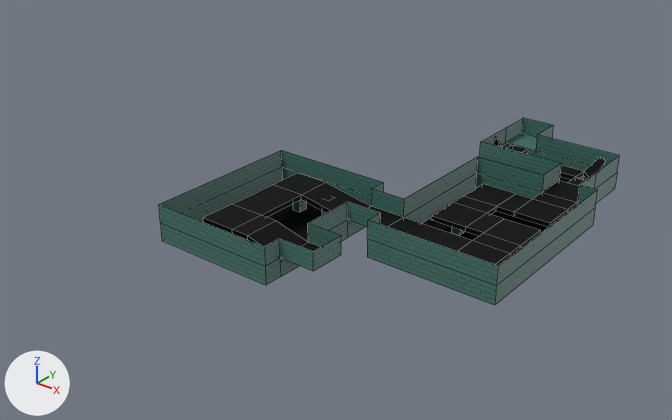
Renders of the Blender file Assets/World/Level0/Level0.blend from each side of a commit.
Rendered twice from a 50 mm lens placed at (77.8, -90.8, 82.4), pointed at (-27.0, 40.2, 1.2). The axes (+X, +Y, +Z) are drawn at lower left. The lights are the same throughout. Mesh edges are drawn as thin lines.

Before the edit, the objects in view are built like this:
```python
me_plane = bpy.data.meshes.new('Plane')
me_plane.from_pydata(...)  # 222 vertices, 173 faces; spans x -52.0..12.0, y 16.0..104.0, z -4.0..4.0
# faces by material slot: [95, 73, 5]
me_plane.materials.append(mat_planks)  # its picture is missing
me_plane.materials.append(mat_walls)
me_plane.materials.append(mat_grass)  # its picture is missing
me_plane_002 = bpy.data.meshes.new('Plane.002')
me_plane_002.from_pydata(...)  # a box spanning x -52.0..12.0, y 16.0..100.0, z -1.5..-0.5
ob_lava_0 = bpy.data.objects.new('Lava 0', me_plane_002)
ob_lava_0.location = (0.0, 0.0, 0.0)
ob_lava_0.hide_set(True)
ob_level_0 = bpy.data.objects.new('Level 0', me_plane)
ob_level_0.location = (0.0, 0.0, 0.0)
```
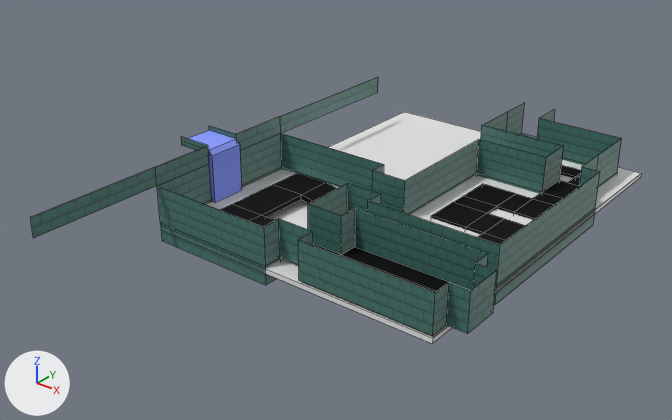
What differs and where, as boxes [x1, y1, x2, y2] in the pictures (672 x 420 px):
'Level 0', reshaped (28% wider, 38% taller)
    before: [159, 118, 620, 305]
    after: [30, 77, 622, 336]
'Lava 0', shown
    after: [206, 112, 641, 344]
'Waterfall', added (blue)
    after: [187, 130, 242, 203]
part 1 of me_plane, built on
    before: [159, 118, 620, 286]
    after: [30, 77, 622, 336]

Edits to the bpy script that builds the scene:
```text
Add mat_flowingwater:
    mat_flowingwater = diffuse_material('FlowingWater')
    mat_flowingwater.base_color = (0.268, 0.343, 1.0)  # blue #8d9eff
Change me_plane:
    used by ob_level_0; location = (0.0, 0.0, 0.0)
    remove me_plane.from_pydata(...)  # 222 vertices, 173 faces; spans x -52.0..12.0, y 16.0..104.0, z -4.0..4.0
    add me_plane.from_pydata(...)  # 254 vertices, 192 faces; spans x -60.0..16.0, y -12.0..104.0, z -4.0..12.0
    me_plane part 1
    2 vertices are removed from x -52.0, y 16.0..52.0, z 4.0
    6 faces are deleted
    24 vertices in x -24.0..12.0, y 16.0..104.0, z 4.0 move by (0.0, 0.0, 4.0)
    24 vertices are added at x -60.0..16.0, y -12.0..88.0, z 0.0..12.0
    10 new vertices lie (0.0, 0.0, 8.0) away from vertices in x -52.0..16.0, y 16.0..52.0, z 0.0
    4 new faces join them, mat_grass (its picture is missing)
    21 new faces join them, mat_walls
Add me_waterfall:
    me_waterfall.from_pydata([(-52.0, 30.0, 11.0), (-52.0, 38.0, 11.0), (-60.0, 30.0, 11.0), (-60.0, 38.0, 11.0), (-51.0, 30.0, 10.0), (-51.0, 38.0, 10.0), (-51.0, 30.0, -0.5), (-51.0, 38.0, -0.5), (-52.0, 30.0, 10.0), (-52.0, 30.0, -0.5), (-52.0, 38.0, 10.0), (-52.0, 38.0, -0.5)], [], [(0, 1, 3, 2), (1, 0, 4, 5), (5, 4, 6, 7), (6, 4, 8, 9), (4, 0, 8), (5, 7, 11, 10), (5, 10, 1)])
    me_waterfall.materials.append(mat_flowingwater)  # its picture is missing
Change ob_lava_0:
    remove ob_lava_0.hide_set(True)
Add ob_waterfall:
    ob_waterfall = bpy.data.objects.new('Waterfall', me_waterfall)
    ob_waterfall.location = (0.0, 0.0, 0.0)
```
